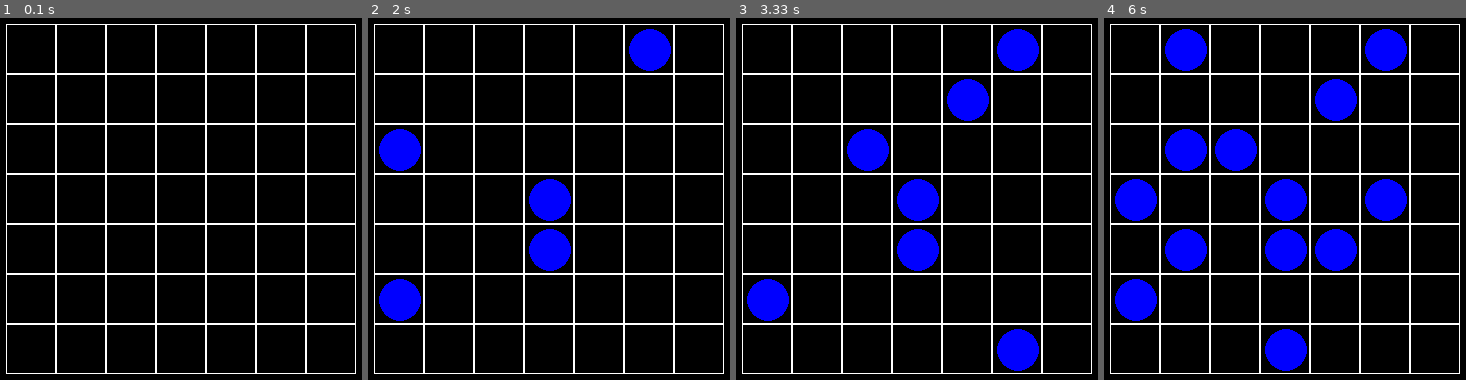
Above: before the commit, frames 1-4 (left to right).
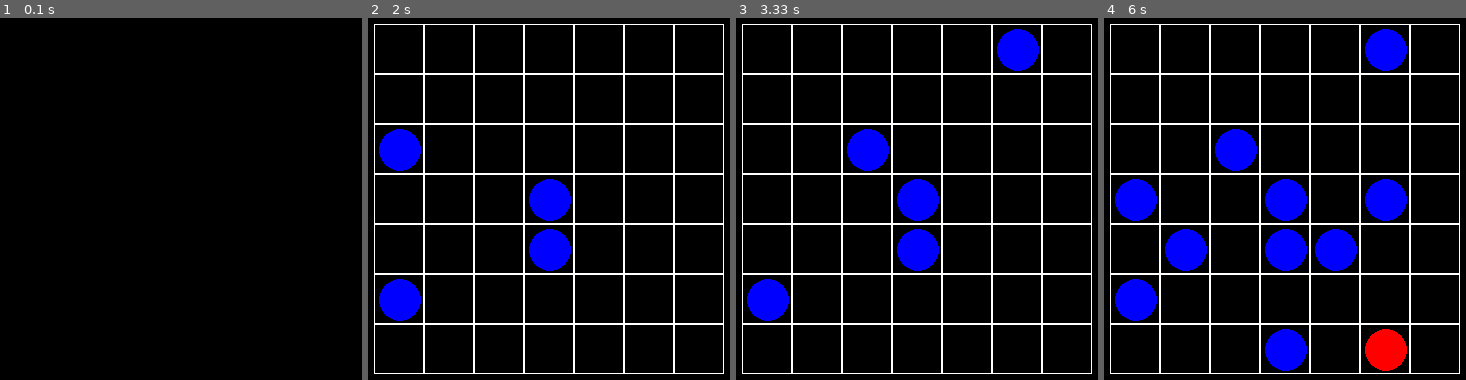
Above: after the commit, the same moments.

Repository: amalkov2024/PyGame
Game: pygame game, started from Polilinii.py
Two runs of this game, one before a commit and one after it. Both use one fixed random seed, a clock stepped at 60 frames per second and the inputs below.
Inputs (mouse positions are in pixels of both pictures, inside the frame that each line leads up to):
- Up to frame 1 (0.1 s): no input
- Up to frame 2 (2 s): click (549, 199) at 0.38 s; click (382, 155) at 0.72 s; click (567, 253) at 1.05 s; click (396, 307) at 1.38 s; click (664, 32) at 1.72 s
- Up to frame 3 (3.33 s): click (783, 173) at 2.05 s; click (956, 83) at 2.38 s; click (880, 170) at 2.72 s; click (993, 358) at 3.05 s
- Up to frame 4 (6 s): click (1350, 256) at 3.38 s; click (1389, 199) at 3.72 s; click (1187, 173) at 4.05 s; click (1172, 264) at 4.38 s; click (1129, 184) at 4.72 s; click (1277, 354) at 5.05 s; click (1368, 340) at 5.38 s; click (1194, 28) at 5.72 s

The runs differ from the first frame. In frame 1, 7.3% of the frame differs, in the area x 1-99%, y 1-99%; in frame 2, 1.0%; in frame 3, 2.1%; in frame 4, 4.1%.

Commit message:
V1 от 16-02-2024 почти готово нужно убрать баг со щелчком на красном кружочке

Diff:
--- a/Polilinii.py
+++ b/Polilinii.py
@@ -98,7 +98,7 @@
             elif min_r == mass[endx][endy + (0 <= endy < len(mass[0]) - 1)]:
                 endx, endy = endx, endy + (0 <= endy < len(mass[0]) - 1)
             ans.append((endx, endy))
-        return ans
+        return ans[::-1]
 
     def voln(self, x, y, cur, n, m, lab):
         lab[x][y] = cur
@@ -144,18 +144,16 @@
 
             if self.has_path(x1, y1, cell[1], cell[0]) == True:
                 # есть путь. Пометить нужные клетки в массиве
-                self.board[cell[1]][cell[0]] =-2 # финишная клетка
-                self.board[x1][y1]=0 # стартовая
+                #self.board[cell[1]][cell[0]] =-2 # финишная клетка
+                #self.board[x1][y1]=0 # стартовая
                 self.roads = self.road(self.board,x1,y1,cell[1],cell[0])
                 # обнуляем массив с найденным путем
                 for x in range(len(self.board)):
                     for y in range((len(self.board[x]))):
                         if self.board[x][y]>0:
                             self.board[x][y]=0
-                print('red x1, y1',x1,y1, cell)
-                print('red self.roads',self.roads)
-
-
+                #print('red x1, y1',x1,y1, cell)
+                #print('red self.roads',self.roads)
 
 
 if __name__ == "__main__":
@@ -167,6 +165,8 @@
         board.top * 2 + board.height * board.cell_size
     )
     screen = pygame.display.set_mode(size)
+    fps = 5
+    clock = pygame.time.Clock()
     running = True
     screen.fill((0, 0, 0))
     while running:
@@ -177,14 +177,20 @@
             if event.type == pygame.MOUSEBUTTONDOWN:
                 board.red_blue(event.pos)
                 #board.get_click(event.pos)
-                print(board.board)
+                #print('board.board',board.board)
+                cnt_roads = 1
         if board.roads:
             # нужно мигнуть по пути следования тоесть изменять массив board.board
-            print('YES')
-            board.roads=None
-
-
+            #print('YES')
+            #print(board.roads)
+            prev_roads=cnt_roads-1
+            board.board[board.roads[prev_roads][0]][board.roads[prev_roads][1]] = 0
+            board.board[board.roads[cnt_roads][0]][board.roads[cnt_roads][1]] = -1
+            cnt_roads+=1
+            if cnt_roads==len(board.roads):
+                board.roads=None
         board.render(screen)
+        clock.tick(fps)
         pygame.display.flip()
     while pygame.event.wait().type != pygame.QUIT:
         pass
